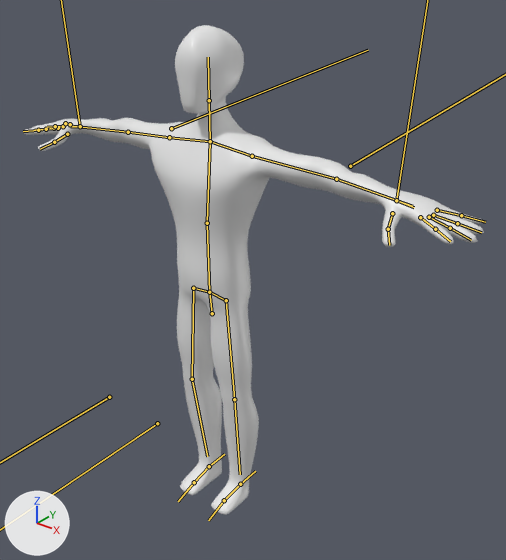
Two versions of the glTF model client/main/assets/dummy.glb, one commit apart.
One viewpoint serves both versions: a 50 mm lens placed at (1.62, -1.79, 2.18), pointed at (0.1, 0.11, 1.0). The axes (+X, +Y, +Z) are drawn at lower left. The lights are the same throughout. The bones that bend it are drawn over the model as lines.
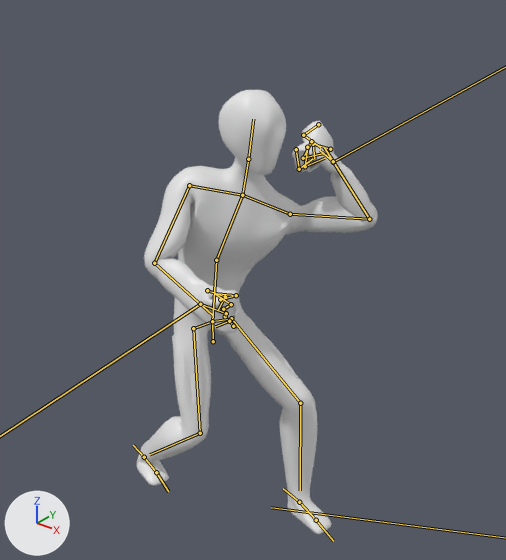
Commit message: Walk backwards animation

The newer file adds an action. The first version stands in its rest pose; the second is drawn at frame 0 of the action 'WalkBackwards'.

What the commit changed:
Bone 'Funny' (bone_funny) moves from (0.0, 0.0, 0.0) to (-0.055, -0.18, -0.038).
Bone 'Funny' (bone_funny) turns from (0, 0, 0) to (-8, 65, -11) degrees about its own x, y and z.
Bone 'Abdomen' (bone_abdomen) turns from (0, 0, 0) to (7, -12, -6) degrees about its own x, y and z.
Bone 'Chest' (bone_chest) turns from (0, 0, 0) to (14, -5, -16) degrees about its own x, y and z.
Bone 'Neck' (bone_neck) turns from (0, 0, 0) to (-8, 1, 11) degrees about its own x, y and z.
Bone 'Head' (bone_head) turns from (0, 0, 0) to (-6, 41, -2) degrees about its own x, y and z.
Bone 'UpperArm.L' (bone_upperarm_l) turns from (0, 0, 0) to (55, -50, -96) degrees about its own x, y and z.
Bone 'ForeArm.L' (bone_forearm_l) turns from (0, 0, 0) to (12, 12, -90) degrees about its own x, y and z.
Bone 'UpperArm.R' (bone_upperarm_r) turns from (0, 0, 0) to (-60, 3, 68) degrees about its own x, y and z.
Bone 'ForeArm.R' (bone_forearm_r) turns from (0, 0, 0) to (10, -5, 53) degrees about its own x, y and z.
Bone 'Thigh.L' (bone_thigh_l) turns from (0, 0, 0) to (-44, 4, -30) degrees about its own x, y and z.
Bone 'Shin.L' (bone_shin_l) turns from (0, 0, 0) to (29, -7, 27) degrees about its own x, y and z.
Bone 'Thigh.R' (bone_thigh_r) turns from (0, 0, 0) to (-27, -58, 27) degrees about its own x, y and z.
Bone 'Shin.R' (bone_shin_r) turns from (0, 0, 0) to (36, 11, -33) degrees about its own x, y and z.
Bone 'HeelIK.L' (bone_heelik_l) moves from (0.0, 0.0, 0.0) to (0.265, 0.072, 0.0).
Bone 'HeelIK.L' (bone_heelik_l) turns from (0, 0, 0) to (0, 0, 78) degrees about its own x, y and z.
Bone 'HandIK.L' (bone_handik_l) moves from (0.0, 0.0, 0.0) to (-0.345, -0.006, -0.154).
Bone 'HandIK.L' (bone_handik_l) turns from (0, 0, 0) to (-10, -149, -48) degrees about its own x, y and z.
Bone 'ThumBase.L' (bone_thumbase_l) turns from (0, 0, 0) to (75, -1, 11) degrees about its own x, y and z.
Bone 'ThumbTip.L' (bone_thumbtip_l) turns from (0, 0, 0) to (31, -14, 85) degrees about its own x, y and z.
Bone 'IndexBase.L' (bone_indexbase_l) moves from (0.0, 0.0, 0.0) to (0.019, 0.013, 0.015).
Bone 'IndexBase.L' (bone_indexbase_l) turns from (0, 0, 0) to (-63, -1, 90) degrees about its own x, y and z.
Bone 'IndexTip.L' (bone_indextip_l) turns from (0, 0, 0) to (-13, 4, 107) degrees about its own x, y and z.
Bone 'MiddleBase.L' (bone_middlebase_l) moves from (0.0, 0.0, 0.0) to (-0.004, -0.021, -0.004).
Bone 'MiddleBase.L' (bone_middlebase_l) turns from (0, 0, 0) to (-57, 13, 101) degrees about its own x, y and z.
Bone 'MiddleTip.L' (bone_middletip_l) turns from (0, 0, 0) to (-36, 27, 101) degrees about its own x, y and z.
Bone 'RingBase.L' (bone_ringbase_l) moves from (0.0, 0.0, 0.0) to (-0.012, -0.016, -0.001).
Bone 'RingBase.L' (bone_ringbase_l) turns from (0, 0, 0) to (-47, 34, 92) degrees about its own x, y and z.
Bone 'RingTip.L' (bone_ringtip_l) turns from (0, 0, 0) to (-27, 34, 107) degrees about its own x, y and z.
Bone 'LittleBase.L' (bone_littlebase_l) moves from (0.0, 0.0, 0.0) to (-0.003, 0.021, -0.011).
Bone 'LittleBase.L' (bone_littlebase_l) turns from (0, 0, 0) to (-50, 50, 86) degrees about its own x, y and z.
Bone 'LittleTip.L' (bone_littletip_l) turns from (0, 0, 0) to (5, 36, 118) degrees about its own x, y and z.
Bone 'HeelIK.R' (bone_heelik_r) moves from (0.0, 0.0, 0.0) to (-0.271, -0.145, 0.005).
Bone 'HeelIK.R' (bone_heelik_r) turns from (0, 0, 0) to (0, 0, 75) degrees about its own x, y and z.
Bone 'HandIK.R' (bone_handik_r) moves from (0.0, 0.0, 0.0) to (0.827, -0.486, 0.301).
Bone 'HandIK.R' (bone_handik_r) turns from (0, 0, 0) to (83, 6, 177) degrees about its own x, y and z.
Bone 'ThumBase.R' (bone_thumbase_r) turns from (0, 0, 0) to (75, 1, -11) degrees about its own x, y and z.
Bone 'ThumbTip.R' (bone_thumbtip_r) turns from (0, 0, 0) to (31, 14, -85) degrees about its own x, y and z.
Bone 'IndexBase.R' (bone_indexbase_r) moves from (0.0, 0.0, 0.0) to (-0.019, 0.013, 0.015).
Bone 'IndexBase.R' (bone_indexbase_r) turns from (0, 0, 0) to (-63, 1, -90) degrees about its own x, y and z.
Bone 'IndexTip.R' (bone_indextip_r) turns from (0, 0, 0) to (-13, -4, -107) degrees about its own x, y and z.
Bone 'MiddleBase.R' (bone_middlebase_r) moves from (0.0, 0.0, 0.0) to (0.004, -0.021, -0.004).
Bone 'MiddleBase.R' (bone_middlebase_r) turns from (0, 0, 0) to (-57, -13, -101) degrees about its own x, y and z.
Bone 'MiddleTip.R' (bone_middletip_r) turns from (0, 0, 0) to (-36, -27, -101) degrees about its own x, y and z.
Bone 'RingBase.R' (bone_ringbase_r) moves from (0.0, 0.0, 0.0) to (0.012, -0.016, -0.001).
Bone 'RingBase.R' (bone_ringbase_r) turns from (0, 0, 0) to (-47, -34, -92) degrees about its own x, y and z.
Bone 'RingTip.R' (bone_ringtip_r) turns from (0, 0, 0) to (-27, -34, -107) degrees about its own x, y and z.
Bone 'LittleBase.R' (bone_littlebase_r) moves from (0.0, 0.0, 0.0) to (0.003, 0.021, -0.011).
Bone 'LittleBase.R' (bone_littlebase_r) turns from (0, 0, 0) to (-50, -50, -86) degrees about its own x, y and z.
Bone 'LittleTip.R' (bone_littletip_r) turns from (0, 0, 0) to (5, -36, -118) degrees about its own x, y and z.

Where the change shows, as pixel boxes (x1, y1, x2, y2) in the pictures (506 x 560 px):
'Mesh', posed (47% narrower, 9% shorter)
    before: (23, 25, 484, 515)
    after: (136, 90, 378, 534)
bone 'Funny', root to tip
    before: (212, 313) to (209, 292)
    after: (213, 341) to (212, 321)
bone 'Abdomen', root to tip
    before: (209, 292) to (207, 223)
    after: (212, 321) to (216, 260)
bone 'Chest', root to tip
    before: (207, 223) to (210, 141)
    after: (216, 260) to (242, 195)
bone 'Neck', root to tip
    before: (210, 141) to (209, 100)
    after: (242, 195) to (248, 159)
bone 'Head', root to tip
    before: (209, 100) to (208, 57)
    after: (248, 159) to (253, 119)
bone 'UpperArm.L', root to tip
    before: (252, 156) to (336, 179)
    after: (290, 214) to (369, 219)
bone 'ForeArm.L', root to tip
    before: (336, 179) to (412, 206)
    after: (369, 219) to (324, 147)
bone 'UpperArm.R', root to tip
    before: (169, 137) to (128, 132)
    after: (189, 185) to (154, 263)
bone 'ForeArm.R', root to tip
    before: (128, 132) to (68, 125)
    after: (154, 263) to (212, 315)
bone 'Thigh.L', root to tip
    before: (226, 300) to (234, 399)
    after: (231, 318) to (300, 403)
bone 'Shin.L', root to tip
    before: (234, 399) to (240, 474)
    after: (300, 403) to (300, 490)
bone 'Thigh.R', root to tip
    before: (193, 288) to (192, 379)
    after: (193, 328) to (200, 433)
bone 'Shin.R', root to tip
    before: (192, 379) to (207, 456)
    after: (200, 433) to (150, 454)
bone 'HeelIK.L', root to tip
    before: (240, 484) to (255, 471)
    after: (299, 502) to (283, 488)
bone 'ThumBase.L', root to tip
    before: (392, 213) to (388, 229)
    after: (330, 149) to (313, 144)
bone 'ThumbTip.L', root to tip
    before: (388, 229) to (389, 245)
    after: (313, 144) to (314, 159)
bone 'IndexBase.L', root to tip
    before: (420, 217) to (435, 229)
    after: (318, 124) to (303, 135)
bone 'IndexTip.L', root to tip
    before: (435, 229) to (450, 241)
    after: (303, 135) to (320, 147)
bone 'MiddleBase.L', root to tip
    before: (429, 217) to (450, 228)
    after: (311, 141) to (303, 158)
bone 'MiddleTip.L', root to tip
    before: (450, 228) to (471, 240)
    after: (303, 158) to (322, 153)
bone 'RingBase.L', root to tip
    before: (433, 215) to (457, 223)
    after: (307, 147) to (305, 166)
bone 'RingTip.L', root to tip
    before: (457, 223) to (481, 232)
    after: (305, 166) to (324, 158)
bone 'LittleBase.L', root to tip
    before: (437, 210) to (461, 215)
    after: (296, 149) to (299, 169)
bone 'LittleTip.L', root to tip
    before: (461, 215) to (485, 222)
    after: (299, 169) to (313, 158)
bone 'HeelIK.R', root to tip
    before: (209, 466) to (224, 454)
    after: (144, 457) to (133, 445)
bone 'ThumBase.R', root to tip
    before: (67, 134) to (54, 142)
    after: (207, 290) to (225, 296)
bone 'ThumbTip.R', root to tip
    before: (54, 142) to (40, 149)
    after: (225, 296) to (218, 310)
bone 'IndexBase.R', root to tip
    before: (54, 128) to (38, 130)
    after: (220, 299) to (236, 295)
bone 'IndexTip.R', root to tip
    before: (38, 130) to (23, 131)
    after: (236, 295) to (217, 293)
bone 'MiddleBase.R', root to tip
    before: (58, 128) to (46, 129)
    after: (223, 309) to (231, 304)
bone 'MiddleTip.R', root to tip
    before: (46, 129) to (34, 130)
    after: (231, 304) to (214, 293)
bone 'RingBase.R', root to tip
    before: (63, 126) to (55, 126)
    after: (225, 316) to (226, 313)
bone 'RingTip.R', root to tip
    before: (55, 126) to (47, 127)
    after: (226, 313) to (209, 307)
bone 'LittleBase.R', root to tip
    before: (70, 124) to (65, 123)
    after: (233, 326) to (229, 321)
bone 'LittleTip.R', root to tip
    before: (65, 123) to (64, 123)
    after: (229, 321) to (215, 326)
